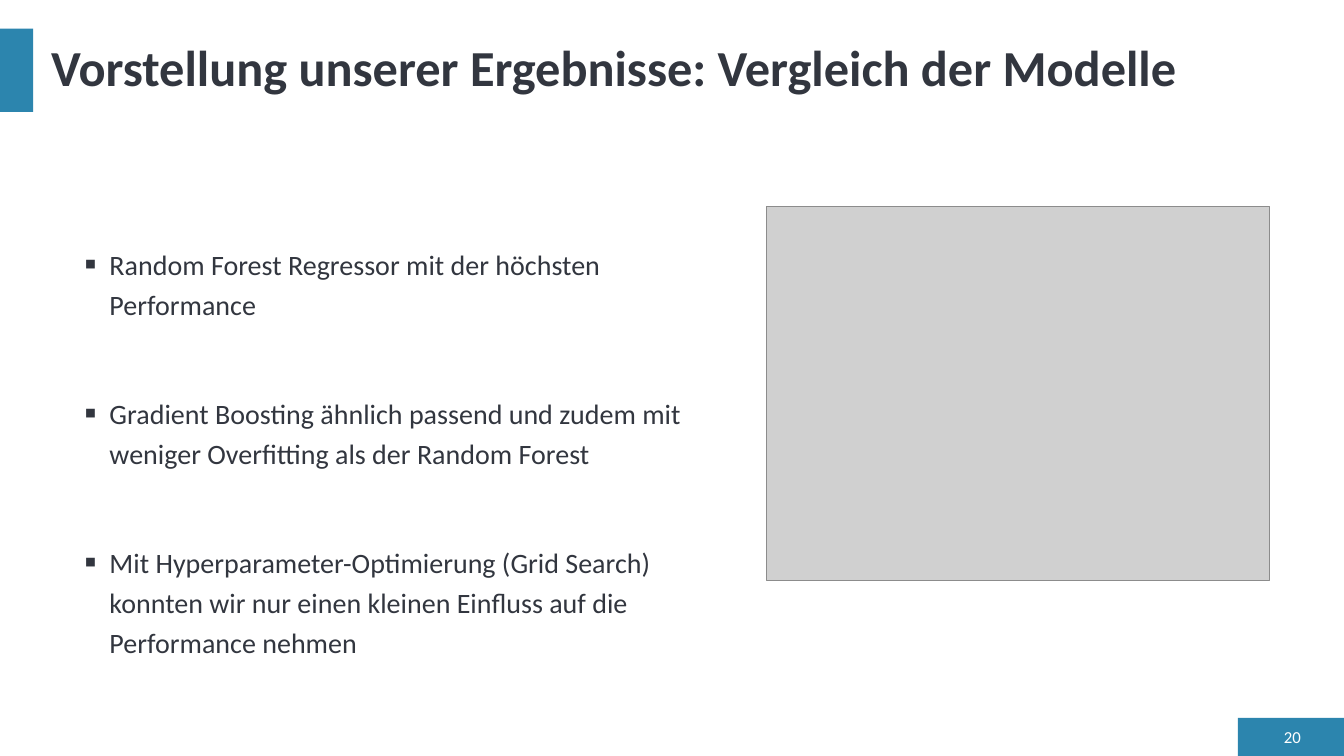
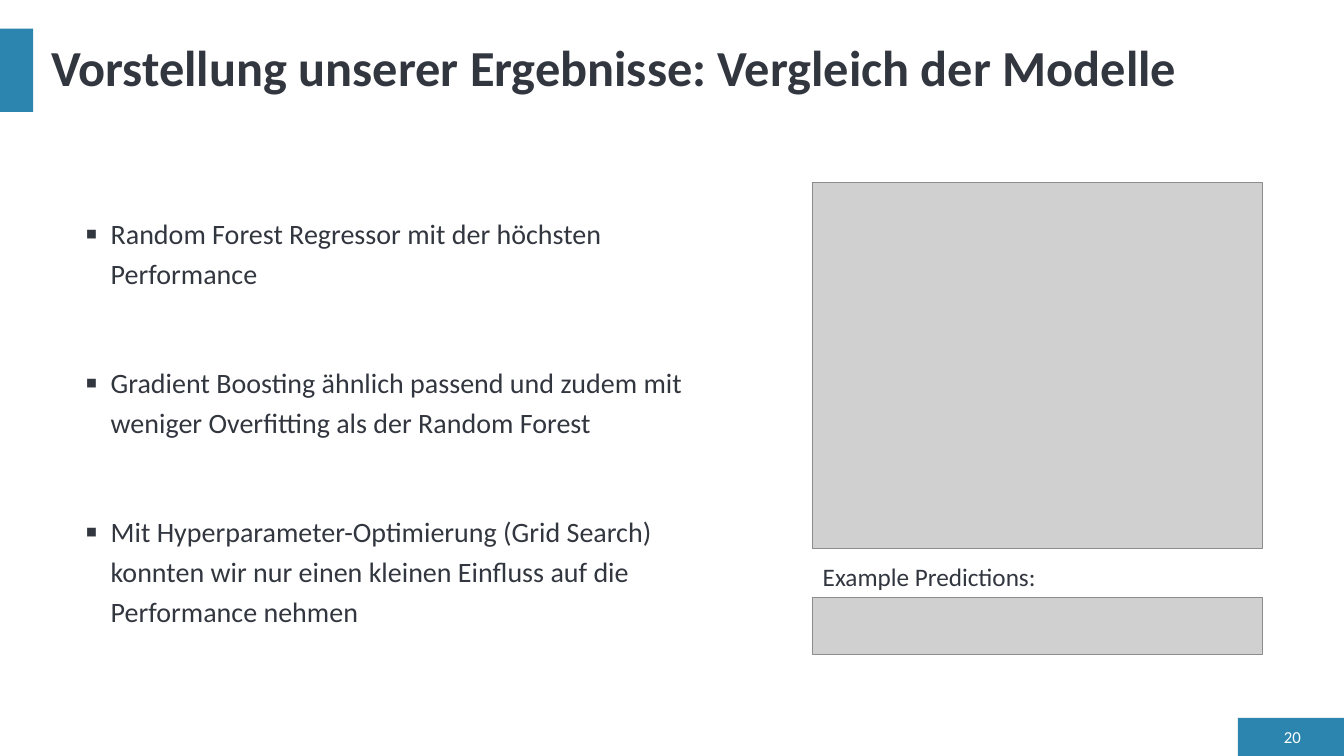
Before and after one commit to LennartFertig/DataExploration_HousePriceSeattle, a slide deck: slide 20 of project_presentation_Insight_Explorers.pptx. Drawn at 1344x756 pixels with LibreOffice and Linux fonts; fonts in the diff are those of the drawing; grey boxes stand for pictures. Boxes give left, top, right and bottom in pixels: in the first picture for what was removed or moved away, otherwise in the second. Text is boxed around its words. In the diff, an @@ line names an element or a change of style, - is before the commit and + after.

```diff
--- a/project_presentation_Insight_Explorers.pptx
+++ b/project_presentation_Insight_Explorers.pptx
@@ text "Random Forest Regressor mit der ..." moved from (x1=109, y1=255, x2=680, y2=653) to (x1=111, y1=224, x2=682, y2=622) @@
@@ picture resized from (x1=767, y1=207, x2=1270, y2=581) to (x1=813, y1=182, x2=1262, y2=548) @@
@@ text added at (x1=823, y1=568, x2=1036, y2=590), 18 pt, text #32363F @@
+Example Predictions:
@@ picture added at (x1=813, y1=598, x2=1262, y2=655) @@
```
Also in this commit, not shown: 4 other slides changed.
